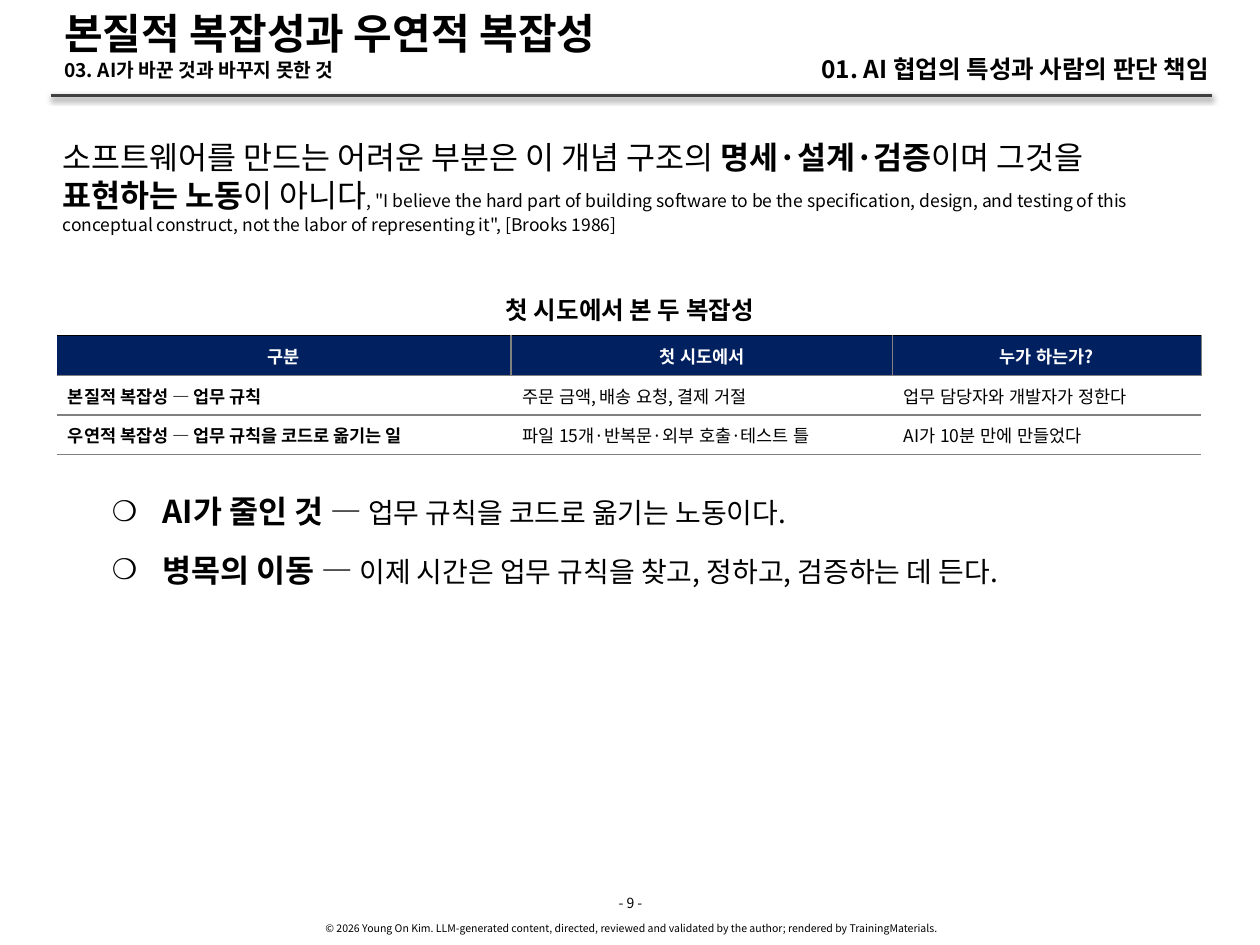
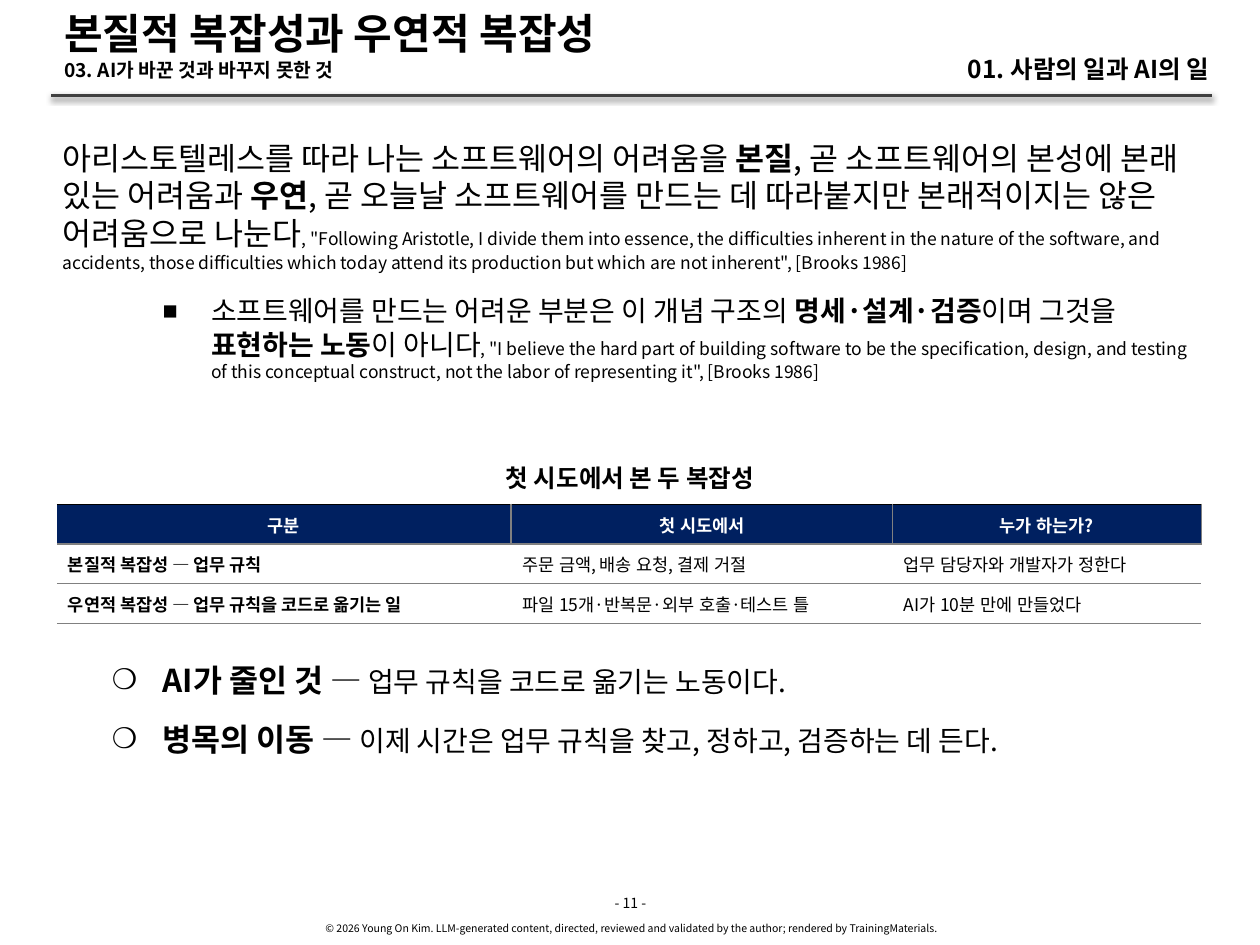
Before and after one commit to YoungSan77/TrainingMaterials, a slide deck: slide 11 of courses/ai-native/sessions/s01.pptx (slide 9 before the commit). Drawn at 1260x945 pixels with LibreOffice and Linux fonts; fonts in the diff are those of the drawing. Boxes give left, top, right and bottom in pixels: in the first picture for what was removed or moved away, otherwise in the second. Text is boxed around its words. In the diff, an @@ line names an element or a change of style, - is before the commit and + after.

```diff
--- a/courses/ai-native/sessions/s01.pptx
+++ b/courses/ai-native/sessions/s01.pptx
@@ text at [968, 57, 1210, 81]: text changed @@
-01. AI 협업의 특성과 사람의 판단 책임
+01. 사람의 일과 AI의 일
@@ text at [63, 143, 1178, 273]: paragraph added @@
+아리스토텔레스를 따라 나는 소프트웨어의 어려움을 본질, 곧 소프트웨어의 본성에 본래 있는 어려움과 우연, 곧 오늘날 소프트웨어를 만드는 데 따라붙지만 본래적이지는 않은 어려움으로 나눈다, "Following Aristotle, I divide them into essence, the difficulties inherent in the nature of the software, and accidents, those difficulties which today attend its production but which are not inherent", [Brooks 1986]
@@ text at [211, 297, 1187, 383]: size 18 to 16 pt in "소프트웨어를 만드는 어려운 부분은 이 개념 구조의 ..."; bullet none to ■; list level 1 to 4 in "소프트웨어를 만드는 어려운 부분은 이 ..." @@
@@ 2 texts, 1 table: place and size @@
-2 texts, 1 table at [57, 298, 1201, 869]
+2 texts, 1 table at [57, 466, 1201, 945]
@@ text at [623, 897, 639, 908]: text changed @@
-- 9 -
+- 11 -
```
Also in this commit, not shown: 21 other slides changed, 12 slides added, 6 slides removed, 43 other files.
